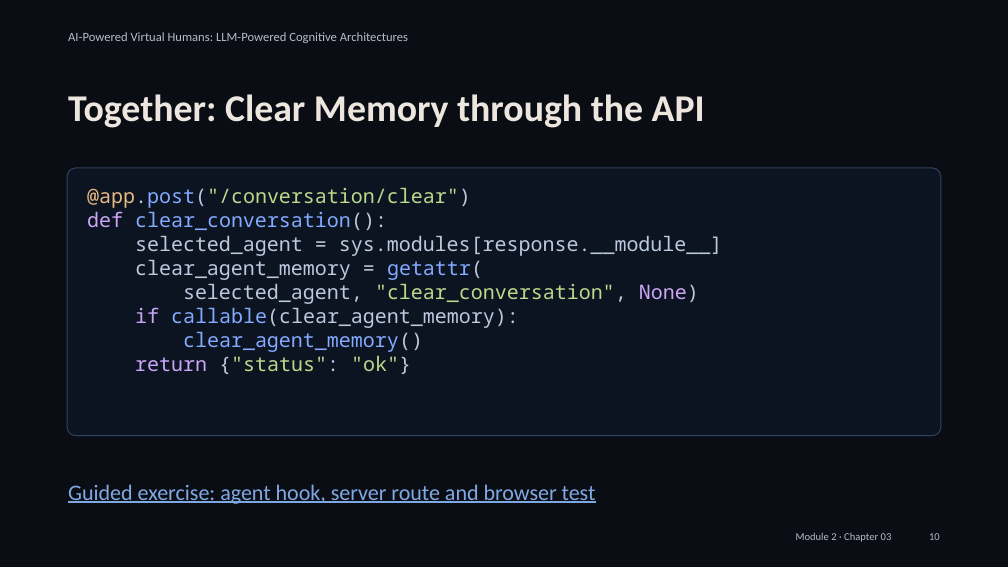
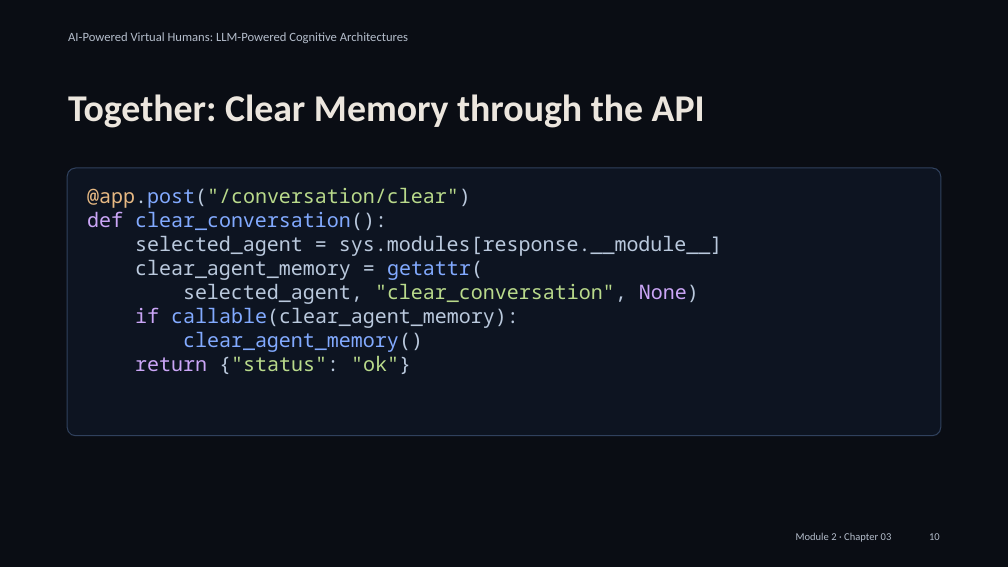
Before and after one commit to alessandropec/virtual-humans-cognitive-architectures, a slide deck: slide 10 of virtual_human_course/Module_2/Chapter_03/Slides/Module_2_Chapter_03_Integration_with_the_Virtual_Human.pptx. Drawn at 1008x567 pixels with LibreOffice and Linux fonts; fonts in the diff are those of the drawing. Boxes give left, top, right and bottom in pixels: in the first picture for what was removed or moved away, otherwise in the second. Text is boxed around its words. In the diff, an @@ line names an element or a change of style, - is before the commit and + after.

Commit message:
Keep practical exercises in notebooks and slides, remove Code Markdown files

```diff
--- a/virtual_human_course/Module_2/Chapter_03/Slides/Module_2_Chapter_03_Integration_with_the_Virtual_Human.pptx
+++ b/virtual_human_course/Module_2/Chapter_03/Slides/Module_2_Chapter_03_Integration_with_the_Virtual_Human.pptx
@@ text removed at (x1=68, y1=484, x2=596, y2=504) @@
-Guided exercise: agent hook, server route and browser test
```
Also in this commit, not shown: 1 other slide changed, 4 other files.
